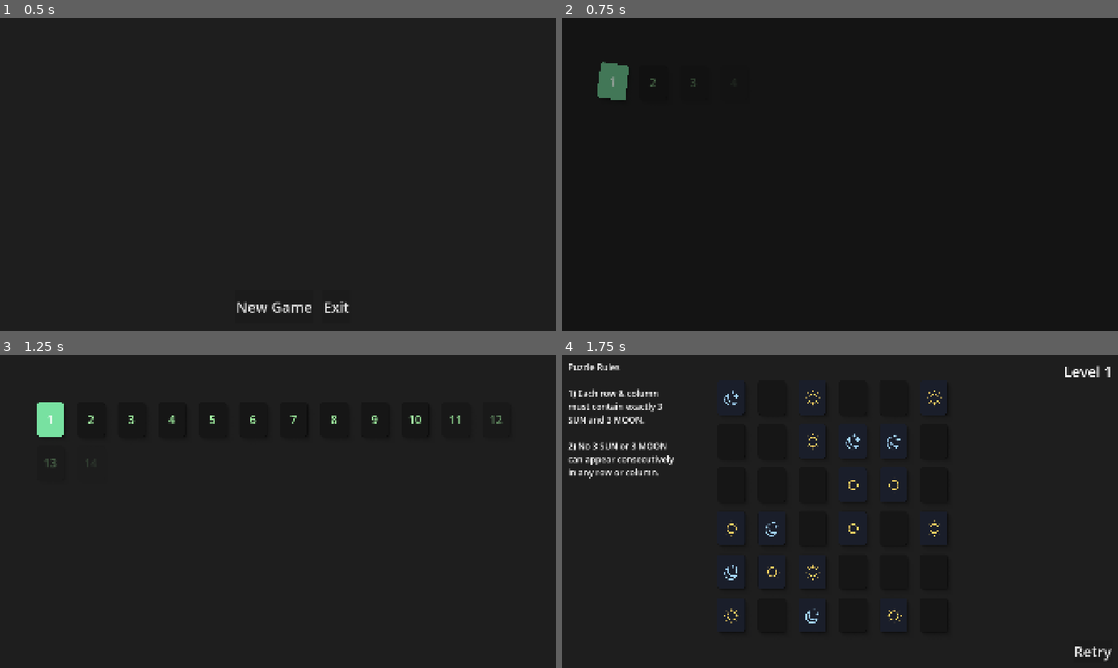
Above: before the commit, frames 1-4 (two rows, left to right).
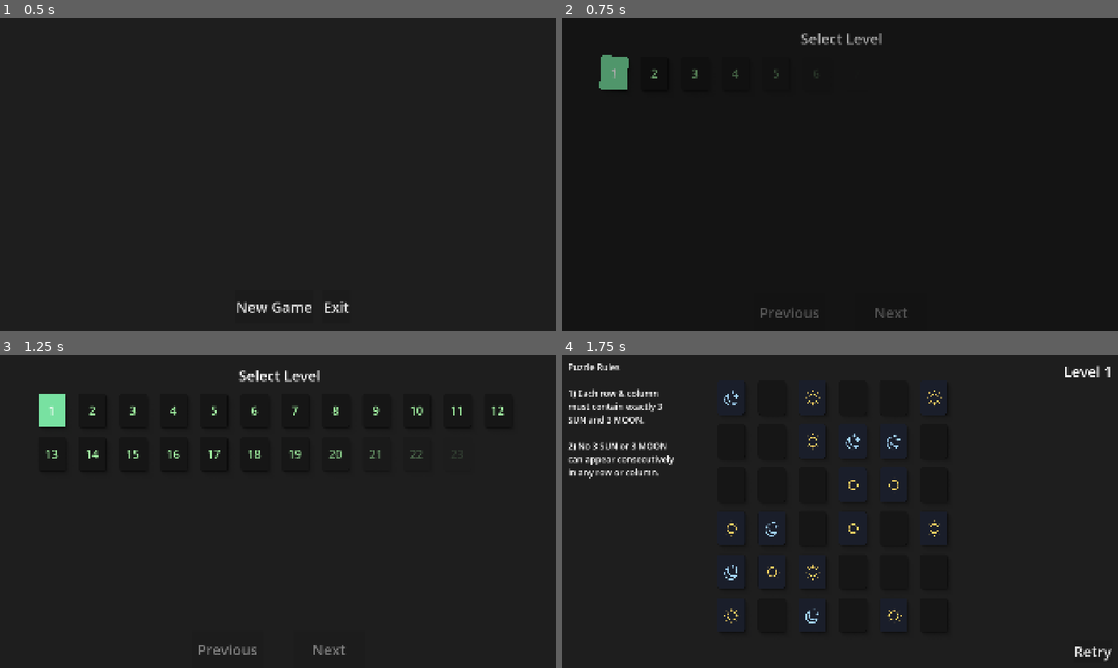
Above: after the commit, the same moments.

Repository: Ghosttown-sys/Balance
Game: Godot game, scene res://addons/revelab_base_kit/title/title.tscn
The game is run twice, just before and just after one commit, with the same random seed, the same clock (stepped at 60 frames per second) and the same inputs.
Inputs (mouse positions are in pixels of both pictures, inside the frame that each line leads up to):
- Up to frame 1 (0.5 s): no input
- Up to frame 2 (0.75 s): click "New Game" at 0.5 s
- Up to frame 3 (1.25 s): no input
- Up to frame 4 (1.75 s): move the mouse to (617, 423) at 1.27 s; click (617, 423) at 1.42 s

Frame 1 is identical in both runs. In frame 2, 1.3% of the frame differs, in the area x 6-62%, y 4-96%; in frame 3, 1.8%, in the area x 6-91%, y 4-96%; in frame 4, nothing differs.

Commit message:
ehh menu test

Diff:
--- a/playable/level_ui/level_selection.gd
+++ b/playable/level_ui/level_selection.gd
@@ -6,18 +6,25 @@
 
 @export_file("*.tscn") var main_scene: String
 
-@export var spawn_delay: float = 0.05
-@export var spawn_duration: float = 0.3
+@export var spawn_delay: float = 0.03
+@export var spawn_duration: float = 0.2
 @export var spawn_scale_start: float = 0.5
 @export var spawn_rotation_start: float = 15
 
 var current_unlocked_level := 1
 var current_played_level := 0
 var spawn_tweens: Array[Tween] = []
+var is_animating := false
+
+@onready var pevious: Button = %pevious
+@onready var next: Button = %next
+
+var current_page_index := 0
 
 func _ready():
 	load_level_progress()
-	var current_page_start := int(Game.current_level_index / LEVELS_PER_PAGE) * LEVELS_PER_PAGE
+	update_navigation_buttons()
+	var current_page_start := current_page_index * LEVELS_PER_PAGE
 	spawn_levels(current_page_start, LEVELS_PER_PAGE)
 
 func load_level_progress():
@@ -25,8 +32,14 @@
 	current_played_level = Game.current_level_index
 
 func spawn_levels(start_level: int, count: int):
+	is_animating = true
+	update_navigation_buttons()
+
 	clear_grid()
 	clear_spawn_tweens()
+
+	var total_iterations = count
+	var current_iteration = 0
 
 	for i in range(start_level, start_level + count):
 		var tile = LEVEL_GRID.instantiate()
@@ -49,6 +62,16 @@
 		tween.parallel().tween_property(tile, "rotation_degrees", 0, spawn_duration * 1.2)
 		tween.parallel().tween_property(tile, "modulate:a", 1, spawn_duration * 0.8)
 
+	await get_tree().create_timer(1.6).timeout
+	is_animating = false
+	update_navigation_buttons()
+
+
+func _check_animation_complete(tween: Tween):
+	if spawn_tweens.all(func(t): return not t.is_running()):
+		is_animating = false
+		update_navigation_buttons()
+
 func _on_level_selected(level: int):
 	Game.transition_level = level
 	Transition_Manager.transition_to(main_scene)
@@ -63,3 +86,19 @@
 		if tween != null and tween.is_valid():
 			tween.kill()
 	spawn_tweens.clear()
+
+func _on_pevious_pressed() -> void:
+	if current_page_index > 0 and not is_animating:
+		current_page_index -= 1
+		var current_page_start := current_page_index * LEVELS_PER_PAGE
+		spawn_levels(current_page_start, LEVELS_PER_PAGE)
+
+func _on_next_pressed() -> void:
+	if not is_animating:
+		current_page_index += 1
+		var current_page_start := current_page_index * LEVELS_PER_PAGE
+		spawn_levels(current_page_start, LEVELS_PER_PAGE)
+
+func update_navigation_buttons():
+	pevious.disabled = current_page_index == 0 or is_animating
+	next.disabled = is_animating
--- a/playable/level_ui/level_selection.tscn
+++ b/playable/level_ui/level_selection.tscn
@@ -1,6 +1,7 @@
-[gd_scene load_steps=2 format=3 uid="uid://cjwtes1a3ykua"]
+[gd_scene load_steps=3 format=3 uid="uid://cjwtes1a3ykua"]
 
 [ext_resource type="Script" uid="uid://btny621oeoken" path="res://playable/level_ui/level_selection.gd" id="1_x32ap"]
+[ext_resource type="PackedScene" uid="uid://dr5bnburwost2" path="res://playable/level_ui/levels.tscn" id="2_x32ap"]
 
 [node name="Control" type="Control" node_paths=PackedStringArray("level_holder")]
 layout_mode = 3
@@ -13,19 +14,58 @@
 level_holder = NodePath("levels")
 main_scene = "uid://dlta5f0tklkad"
 
-[node name="levels" type="GridContainer" parent="."]
+[node name="levels" parent="." instance=ExtResource("2_x32ap")]
+unique_name_in_owner = true
 layout_mode = 1
-anchors_preset = 8
+anchors_preset = 7
+anchor_top = 1.0
+anchor_bottom = 1.0
+offset_left = 5.0
+offset_top = -271.0
+offset_right = 5.0
+offset_bottom = -271.0
+grow_vertical = 0
+
+[node name="Label" type="Label" parent="."]
+layout_mode = 1
+anchors_preset = 5
 anchor_left = 0.5
-anchor_top = 0.5
 anchor_right = 0.5
-anchor_bottom = 0.5
-offset_left = -20.0
-offset_top = -20.0
-offset_right = 20.0
-offset_bottom = 20.0
+offset_left = -137.0
+offset_top = 34.0
+offset_right = 144.0
+offset_bottom = 103.0
 grow_horizontal = 2
-grow_vertical = 2
-theme_override_constants/h_separation = 140
-theme_override_constants/v_separation = 150
-columns = 12
+theme_override_font_sizes/font_size = 50
+text = "Select Level"
+
+[node name="HBoxContainer" type="HBoxContainer" parent="."]
+layout_mode = 1
+anchors_preset = 7
+anchor_left = 0.5
+anchor_top = 1.0
+anchor_right = 0.5
+anchor_bottom = 1.0
+offset_left = -119.0
+offset_top = -130.0
+offset_right = 119.0
+grow_horizontal = 2
+grow_vertical = 0
+theme_override_constants/separation = 100
+
+[node name="pevious" type="Button" parent="HBoxContainer"]
+unique_name_in_owner = true
+custom_minimum_size = Vector2(250, 130)
+layout_mode = 2
+theme_override_font_sizes/font_size = 50
+text = "Previous"
+
+[node name="next" type="Button" parent="HBoxContainer"]
+unique_name_in_owner = true
+custom_minimum_size = Vector2(250, 130)
+layout_mode = 2
+theme_override_font_sizes/font_size = 50
+text = "Next"
+
+[connection signal="pressed" from="HBoxContainer/pevious" to="." method="_on_pevious_pressed"]
+[connection signal="pressed" from="HBoxContainer/next" to="." method="_on_next_pressed"]
--- /dev/null
+++ b/playable/level_ui/levels.gd
@@ -0,0 +1 @@
+extends GridContainer
--- /dev/null
+++ b/playable/level_ui/levels.tscn
@@ -0,0 +1,20 @@
+[gd_scene load_steps=2 format=3 uid="uid://dr5bnburwost2"]
+
+[ext_resource type="Script" uid="uid://c5jb48t5beskj" path="res://playable/level_ui/levels.gd" id="1_pk5pq"]
+
+[node name="levels" type="GridContainer"]
+anchors_preset = 8
+anchor_left = 0.5
+anchor_top = 0.5
+anchor_right = 0.5
+anchor_bottom = 0.5
+offset_left = -20.0
+offset_top = -20.0
+offset_right = 20.0
+offset_bottom = 20.0
+grow_horizontal = 2
+grow_vertical = 2
+theme_override_constants/h_separation = 140
+theme_override_constants/v_separation = 150
+columns = 12
+script = ExtResource("1_pk5pq")
Not shown, added: playable/level_ui/levels.gd.uid
